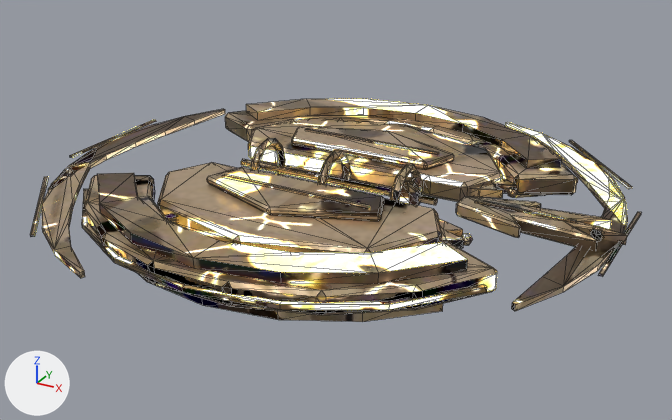
The glTF model public/assets/models/alien/halo.glb, before and after one commit.
Both versions are drawn from a 50 mm camera at (5.34, -9.66, 5.53) aimed at (0.09, -0.11, 0.76). Every picture has the same lights, and +X, +Y and +Z are marked at lower left. The older version comes first. Mesh edges are drawn as thin lines. Vertices at exactly the same position are counted once.

Objects in the first picture: 'KeshHalo'.
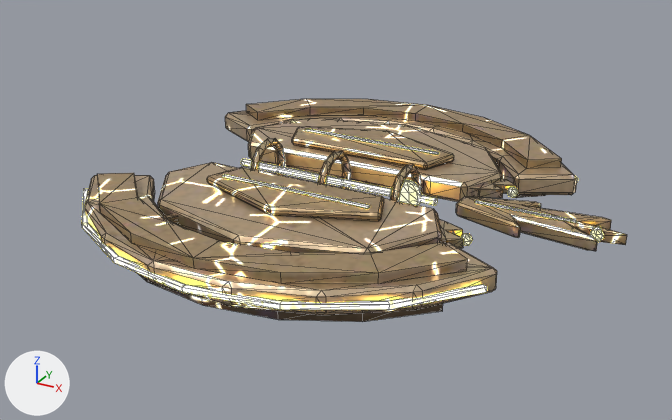
Boxes [x1, y1, x2, y2] around the edits, measured in the pictures (672 x 420 px):
```json
{"object": "KeshHalo", "change": "reshaped", "before": [30, 99, 641, 322], "after": [82, 99, 627, 322], "on screen": "11% narrower"}
{"part": 1, "of": "me_keshhalo", "change": "deleted", "before": [30, 109, 641, 311]}
{"part": 2, "of": "me_keshhalo", "change": "surface changed", "before": [82, 99, 627, 322], "after": [82, 99, 627, 322]}
```

Scene script edits in JSON lines:
```json
{"block": "me_keshhalo", "where": "# used by ob_keshhalo; location = (0.0, 0.0, 0.0)"}
{"op": "remove", "block": "me_keshhalo", "code": "me_keshhalo.from_pydata(...)  # 1356 vertices, 2548 faces; spans x -3.64..3.67, y -3.42..3.42, z 0.63..1.5"}
{"op": "add", "block": "me_keshhalo", "code": "me_keshhalo.from_pydata(...)  # 1212 vertices, 2292 faces; spans x -2.71..3.67, y -3.16..3.16, z 0.63..1.5"}
{"block": "me_keshhalo", "change": "me_keshhalo part 1: 8 loose pieces with 144 vertices, spanning x -3.64..3.64, y -3.42..3.42, z 1.0..1.09, are deleted"}
{"block": "me_keshhalo", "change": "me_keshhalo part 2: 2292 kept faces spanning x -2.71..3.67, y -3.16..3.16, z 0.63..1.5 get new texture (UV) coordinates"}
```
